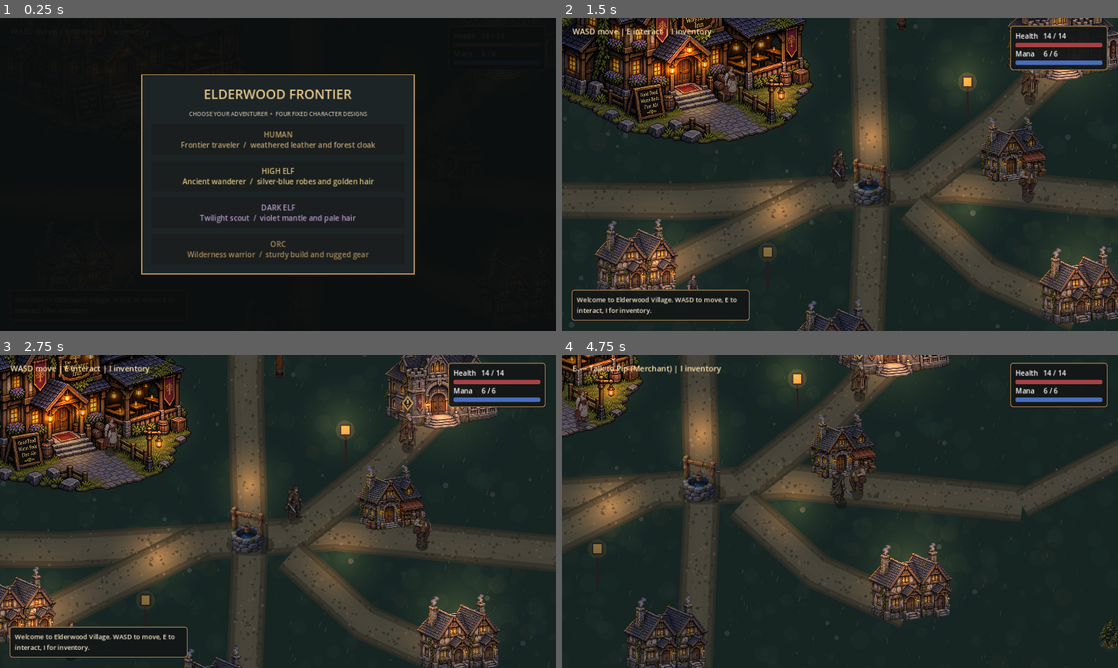
Above: before the commit, frames 1-4 (two rows, left to right).
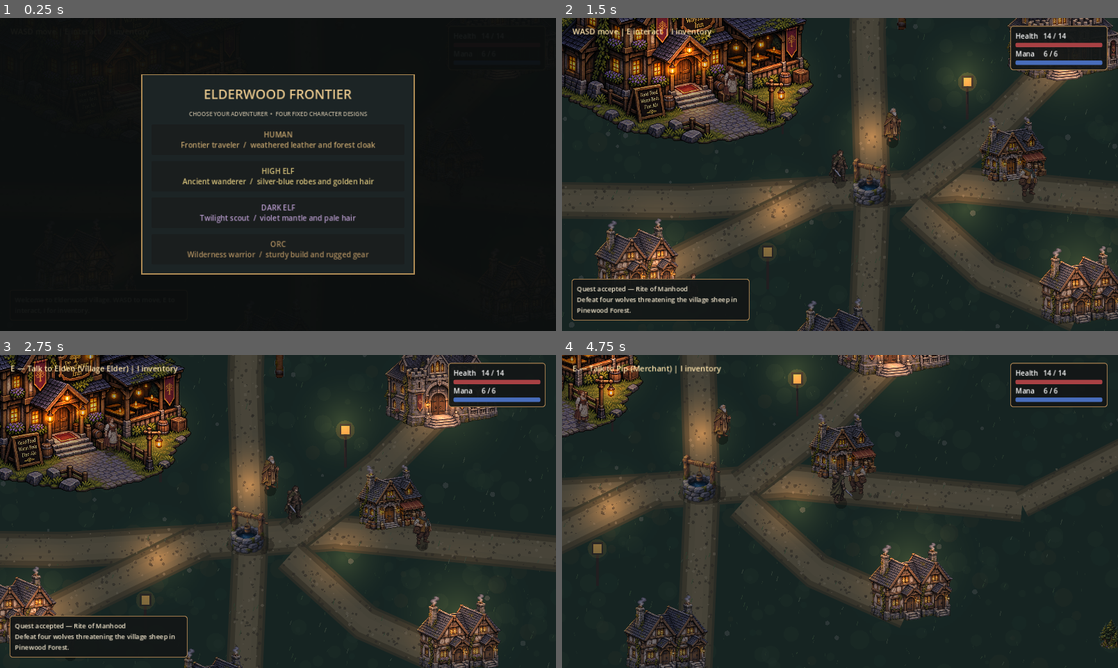
Above: after the commit, the same moments.

Repository: bhubler/elderwood-frontier-pc
Game: Godot game, scene res://scenes/world.tscn
Same seed, same stepped clock (60 frames per second), same inputs: the game is played once before the commit and once after it.
Inputs (mouse positions are in pixels of both pictures, inside the frame that each line leads up to):
- Up to frame 1 (0.25 s): no input
- Up to frame 2 (1.5 s): click "HUMAN Frontier traveler / wea…" at 0.5 s; click (940, 259) at 1.25 s, where only the run after the commit has a clickable "Accept quest"
- Up to frame 3 (2.75 s): tap Enter at 2 s; move the mouse to (400, 495) at 2.02 s; hold D from 2.03 s (still down); tap J at 2.1 s; click (400, 495) at 2.17 s; tap Space at 2.27 s
- Up to frame 4 (4.75 s): move the mouse to (728, 527) at 2.77 s; release D at 2.78 s; hold S 2.78-3.53 s; tap I at 2.85, 3.5 s; tap Space at 3.02, 4.52 s; move the mouse to (895, 442) at 3.52 s; hold D 3.53-4.28 s; tap E at 3.6 s; move the mouse to (812, 574) at 4.27 s; hold W from 4.28 s (still down); tap F at 4.35 s; click (812, 574) at 4.42 s

The runs differ from the first frame. In frame 2, 1.6% of the frame differs, in the area x 1-86%, y 16-95%; in frame 3, 2.0%, in the area x 1-75%, y 3-95%; in frame 4, 0.4%.

Commit message:
Welcome player automatically with Elder birthday rite after race selection

Diff:
--- a/scripts/village_interactions.gd
+++ b/scripts/village_interactions.gd
@@ -57,6 +57,7 @@
 var gate_resources := Vector2.ZERO
 var defeated_wolves: Array[int] = []
 var road_quest := RoadQuest.OFFERED
+var opening_greeting_shown := false
 
 var inventory_open := false
 var inside_inn := false
@@ -67,8 +68,8 @@
     {"name": "Mara", "role": "Innkeeper", "pos": Vector2(-285, -165),
         "route": [Vector2(-240, -107), Vector2(-330, -115)], "wait": 2.5, "speed": 39.0,
         "words": "Welcome to the Wayfarer Inn! Travelers are always welcome. Come inside and rest by the hearth."},
-    {"name": "Elden", "role": "Village Elder", "pos": Vector2(315, -165),
-        "route": [Vector2(247, -150), Vector2(215, -92)], "wait": 5.0, "speed": 31.0,
+    {"name": "Elden", "role": "Village Elder", "pos": Vector2(40, -80),
+        "route": [Vector2(40, -80), Vector2(65, -104)], "wait": 5.0, "speed": 31.0,
         "words": "You have taken your first steps into adulthood. There is much more for you to discover in Stonehaven."},
     {"name": "Pip", "role": "Merchant", "pos": Vector2(290, 30),
         "route": [Vector2(347, 30), Vector2(221, 35)], "wait": 1.0, "speed": 44.0,
@@ -480,6 +481,9 @@
     if player == null or inventory_only:
         return
     _update_pinewood_loading()
+    if not opening_greeting_shown and not player.choosing_race and road_quest == RoadQuest.OFFERED:
+        opening_greeting_shown = true
+        _show_quest_offer()
     if is_instance_valid(speaker) and not conversation_open:
         speaker.talking = false
         speaker = null
@@ -498,7 +502,7 @@
     if inventory_open:
         prompt.text = "Inventory open — press I to close"
     elif quest_offer.visible:
-        prompt.text = "Pip — Merchant"
+        prompt.text = "Elden — Village Elder"
     elif conversation_open:
         prompt.text = "Press E or Esc to close dialogue"
     elif in_forest:
